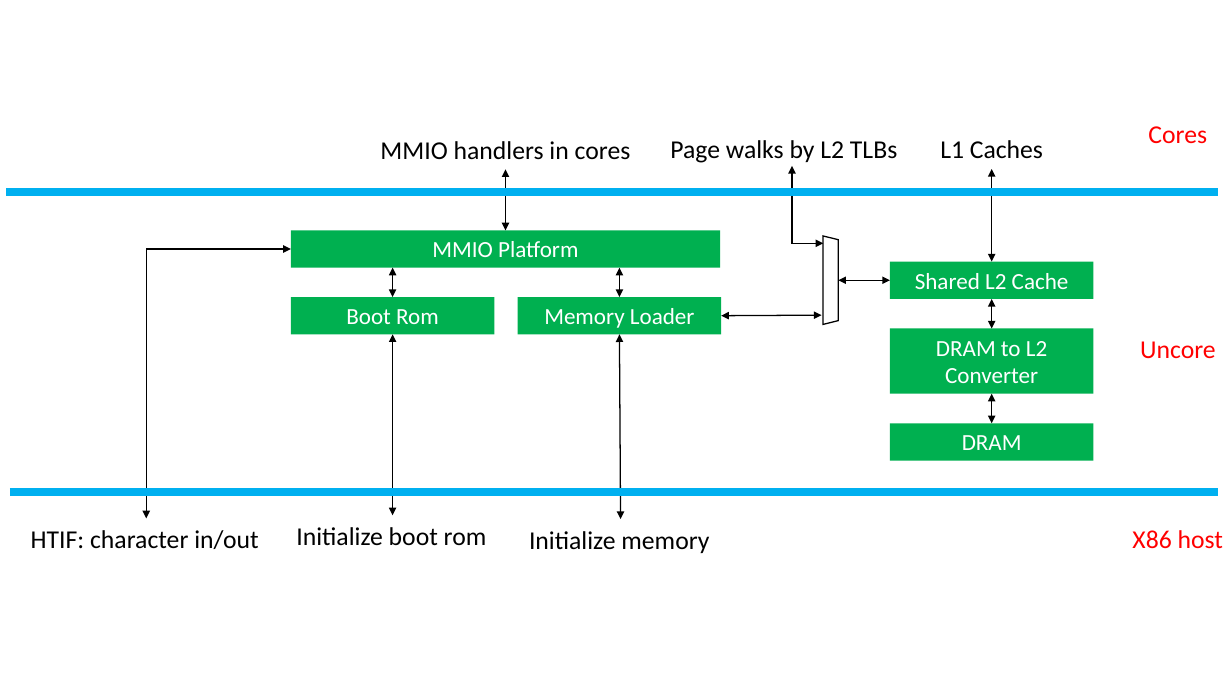
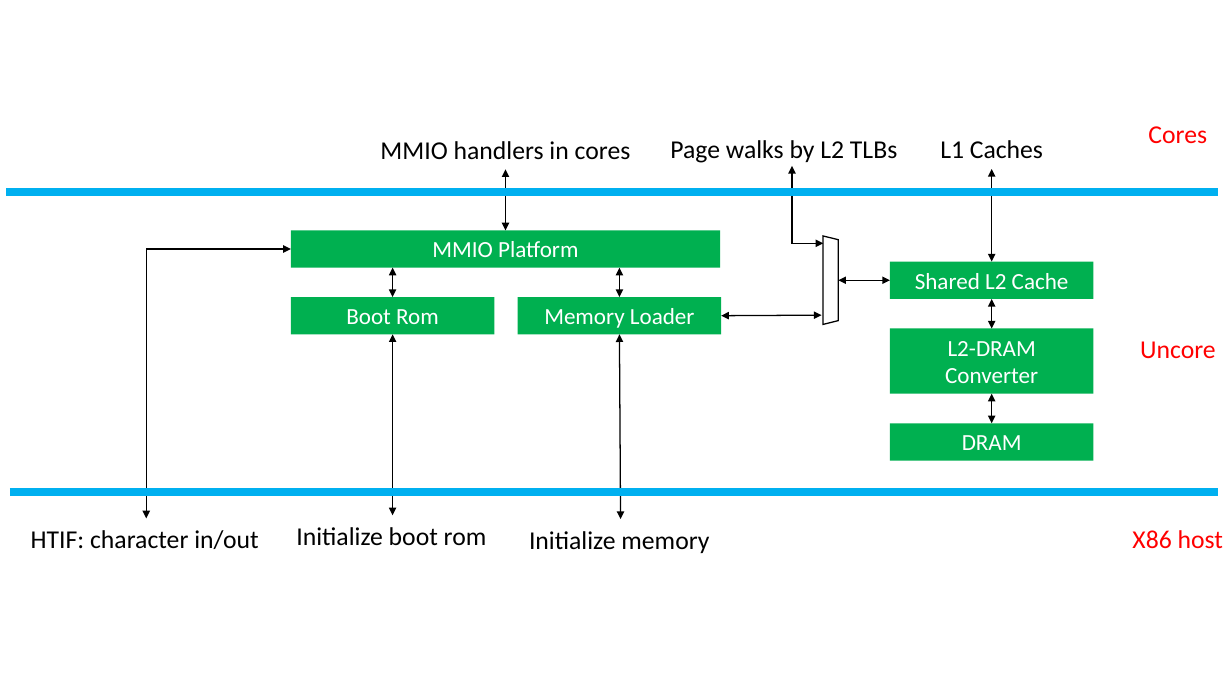
Before and after one commit to sizhuo-zhang/RiscyOO_design_doc, a slide deck: slide 12 of fig/fig.pptx. Drawn at 1232x693 pixels with LibreOffice and Linux fonts; fonts in the diff are those of the drawing. Boxes give left, top, right and bottom in pixels: in the first picture for what was removed or moved away, otherwise in the second. Text is boxed around its words. In the diff, an @@ line names an element or a change of style, - is before the commit and + after.

```diff
--- a/fig/fig.pptx
+++ b/fig/fig.pptx
@@ text in rectangle at (945,341,1038,383): text changed @@
-DRAM to L2 Converter
+L2-DRAM Converter
```
Also in this commit, not shown: 5 other files.
